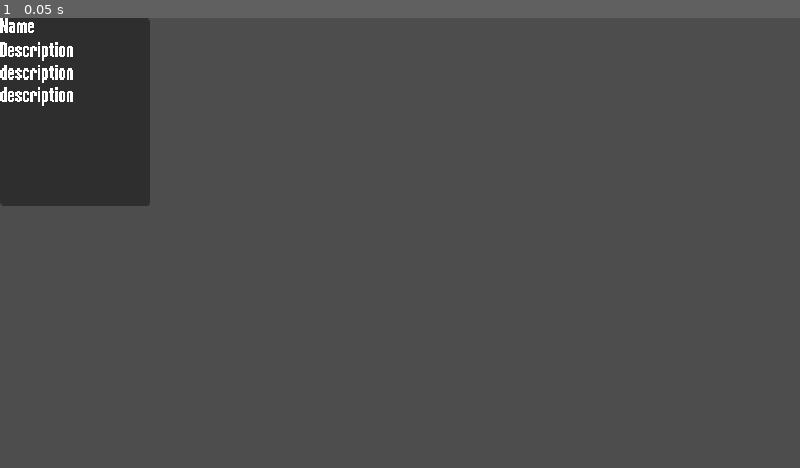
Above: before the commit, frame 1.
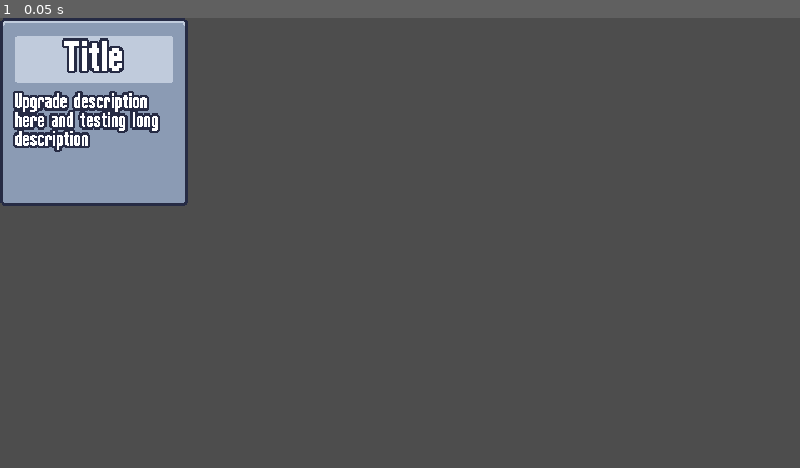
Above: after the commit, the same moment.

Repository: jrenato/dungeon_survival
Game: Godot game, scene res://src/ui/ability_upgrade_card.tscn
Same seed, same stepped clock (60 frames per second), same inputs: the game is played once before the commit and once after it. This scene is started directly instead of the project's main scene.
Inputs:
- Up to frame 1 (0.05 s): no input

The runs differ from the first frame. In frame 1, 8.3% of the frame differs, in the area x 0-24%, y 0-42%.

Commit message:
Improved custom theme, updated upgrade card

Diff:
--- a/resources/theme/theme.tres
+++ b/resources/theme/theme.tres
@@ -1,7 +1,32 @@
-[gd_resource type="Theme" load_steps=2 format=3 uid="uid://lra6fjo165x7"]
+[gd_resource type="Theme" load_steps=5 format=3 uid="uid://lra6fjo165x7"]
 
+[ext_resource type="Texture2D" uid="uid://nnlt0mj2mo71" path="res://assets/ui/ui.png" id="1_lvxjh"]
 [ext_resource type="FontFile" uid="uid://bwh6dh517lvad" path="res://resources/theme/Rockboxcond12.ttf" id="1_odp1a"]
+
+[sub_resource type="StyleBoxTexture" id="StyleBoxTexture_h3qbc"]
+content_margin_left = 4.0
+content_margin_top = 4.0
+content_margin_right = 4.0
+content_margin_bottom = 4.0
+texture = ExtResource("1_lvxjh")
+texture_margin_left = 3.0
+texture_margin_top = 3.0
+texture_margin_right = 3.0
+texture_margin_bottom = 3.0
+region_rect = Rect2(18, 2, 12, 12)
+
+[sub_resource type="StyleBoxTexture" id="StyleBoxTexture_ytg6v"]
+texture = ExtResource("1_lvxjh")
+texture_margin_left = 4.0
+texture_margin_top = 6.0
+texture_margin_right = 4.0
+texture_margin_bottom = 3.0
+region_rect = Rect2(0, 0, 16, 16)
 
 [resource]
 default_font = ExtResource("1_odp1a")
 default_font_size = 16
+AlternatePanelContainer/base_type = &"PanelContainer"
+AlternatePanelContainer/styles/panel = SubResource("StyleBoxTexture_h3qbc")
+Label/constants/line_spacing = 0
+PanelContainer/styles/panel = SubResource("StyleBoxTexture_ytg6v")
--- a/src/ui/ability_upgrade_card.tscn
+++ b/src/ui/ability_upgrade_card.tscn
@@ -3,19 +3,42 @@
 [ext_resource type="Script" path="res://src/ui/ability_upgrade_card.gd" id="1_smwqr"]
 
 [node name="AbilityUpgradeCard" type="PanelContainer"]
-custom_minimum_size = Vector2(120, 150)
+custom_minimum_size = Vector2(150, 150)
 script = ExtResource("1_smwqr")
 
-[node name="VBoxContainer" type="VBoxContainer" parent="."]
+[node name="MarginContainer" type="MarginContainer" parent="."]
 layout_mode = 2
+theme_override_constants/margin_left = 8
+theme_override_constants/margin_top = 8
+theme_override_constants/margin_right = 8
+theme_override_constants/margin_bottom = 8
 
-[node name="NameLabel" type="Label" parent="VBoxContainer"]
+[node name="VBoxContainer" type="VBoxContainer" parent="MarginContainer"]
+layout_mode = 2
+mouse_filter = 2
+theme_override_constants/separation = 8
+
+[node name="PanelContainer" type="PanelContainer" parent="MarginContainer/VBoxContainer"]
+layout_mode = 2
+mouse_filter = 2
+theme_type_variation = &"AlternatePanelContainer"
+
+[node name="NameLabel" type="Label" parent="MarginContainer/VBoxContainer/PanelContainer"]
 unique_name_in_owner = true
 layout_mode = 2
-text = "Name"
+theme_override_colors/font_outline_color = Color(0.14902, 0.168627, 0.266667, 1)
+theme_override_constants/outline_size = 8
+theme_override_font_sizes/font_size = 32
+text = "Title"
+horizontal_alignment = 1
+vertical_alignment = 2
+autowrap_mode = 2
 
-[node name="DescriptionLabel" type="Label" parent="VBoxContainer"]
+[node name="DescriptionLabel" type="Label" parent="MarginContainer/VBoxContainer"]
 unique_name_in_owner = true
 layout_mode = 2
-text = "Description description description"
+theme_override_colors/font_shadow_color = Color(0.14902, 0.168627, 0.266667, 1)
+theme_override_colors/font_outline_color = Color(0.14902, 0.168627, 0.266667, 1)
+theme_override_constants/outline_size = 8
+text = "Upgrade description here and testing long description"
 autowrap_mode = 2
Binary file added: assets/ui/ui.aseprite
Binary file added: assets/ui/ui.png
Not shown, added: assets/ui/ui.png.import
